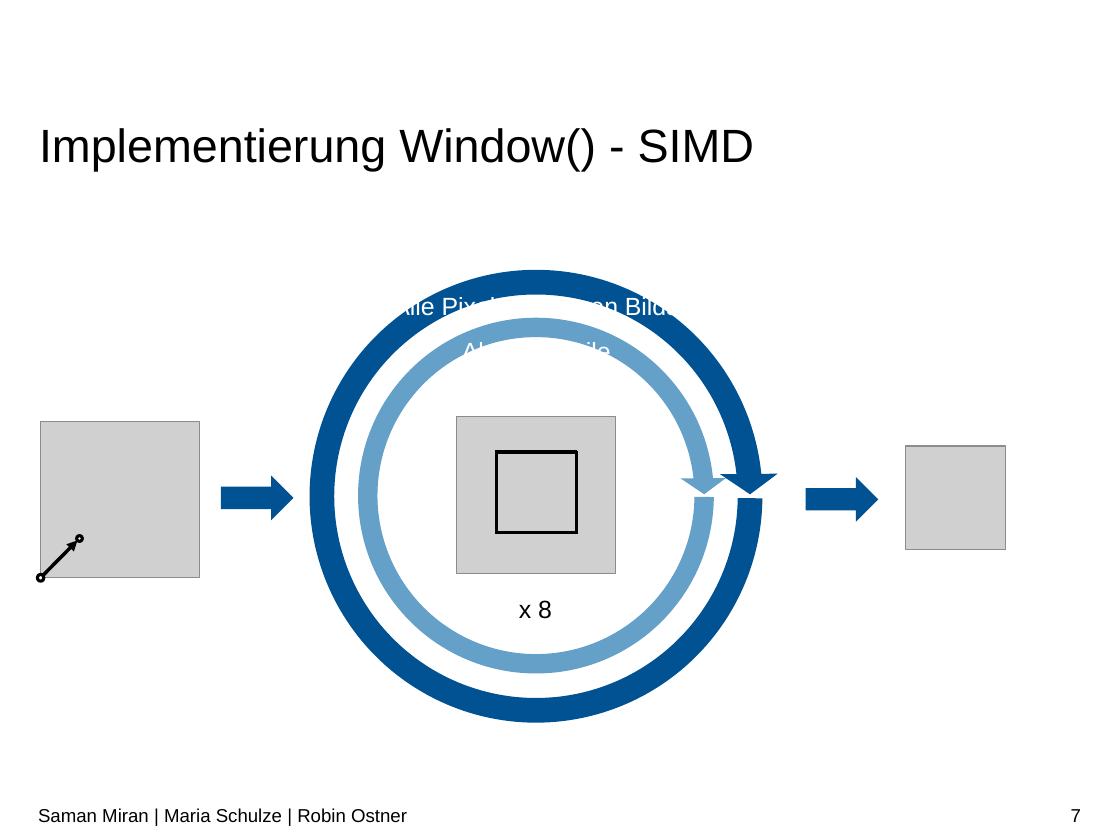
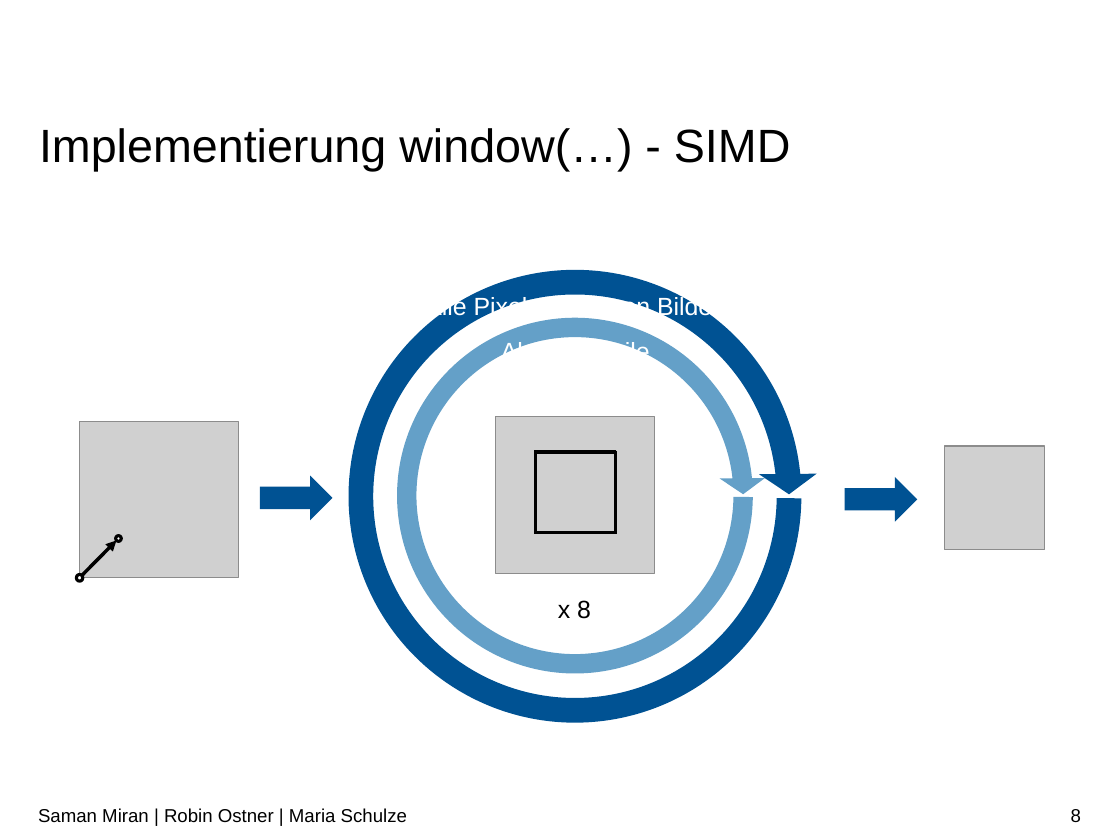
Before and after one commit to RobinOstner/bestASP, a slide deck: slide 8 of Praktikum ASP – Team 15.pptx (slide 7 before the commit). Drawn at 1120x840 pixels with LibreOffice and Linux fonts; fonts in the diff are those of the drawing; grey boxes stand for pictures; background and template pictures are left out. Boxes give left, top, right and bottom in pixels: in the first picture for what was removed or moved away, otherwise in the second. Text is boxed around its words. In the diff, an @@ line names an element or a change of style, - is before the commit and + after.

```diff
--- a/Praktikum ASP – Team 15.pptx
+++ b/Praktikum ASP – Team 15.pptx
@@ title at <box>39,128,791,171</box>: text changed @@
-Implementierung Window() - SIMD
+Implementierung window(…) - SIMD
@@ text at <box>425,295,725,321</box>: text changed @@
-Alle Pixel des neuen Bilds
+Alle Pixel des neuen Bildes
@@ 4 lines, 3 pictures, 2 texts, 2 circular arrows, 2 ellipses, 2 right arrows, 1 arrow: place and size @@
-4 lines, 3 pictures, 2 texts, 2 circular arrows, 2 ellipses, 2 right arrows, 1 arrow at <box>37,253,1006,739</box>
+4 lines, 3 pictures, 2 texts, 2 circular arrows, 2 ellipses, 2 right arrows, 1 arrow at <box>76,253,1045,739</box>
@@ text at <box>38,808,407,823</box>: text changed @@
-Saman Miran | Maria Schulze | Robin Ostner
+Saman Miran | Robin Ostner | Maria Schulze
@@ page number at <box>1071,809,1081,822</box>: text changed @@
-7
+8
```
Also in this commit, not shown: 11 other slides changed, 2 slides added.
